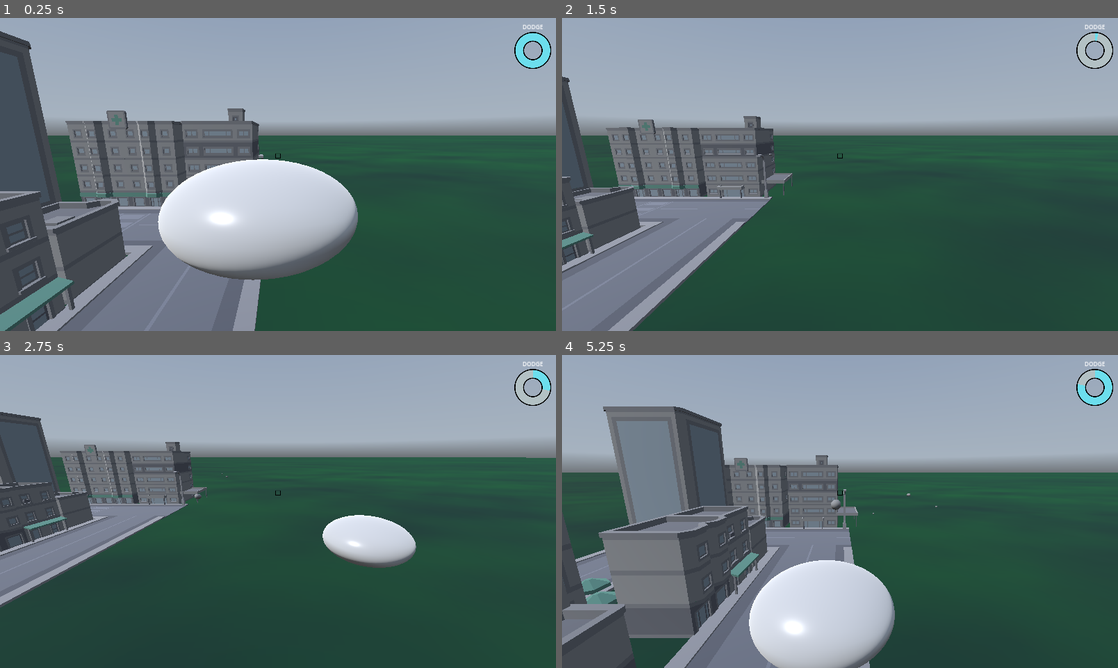
Above: before the commit, frames 1-4 (two rows, left to right).
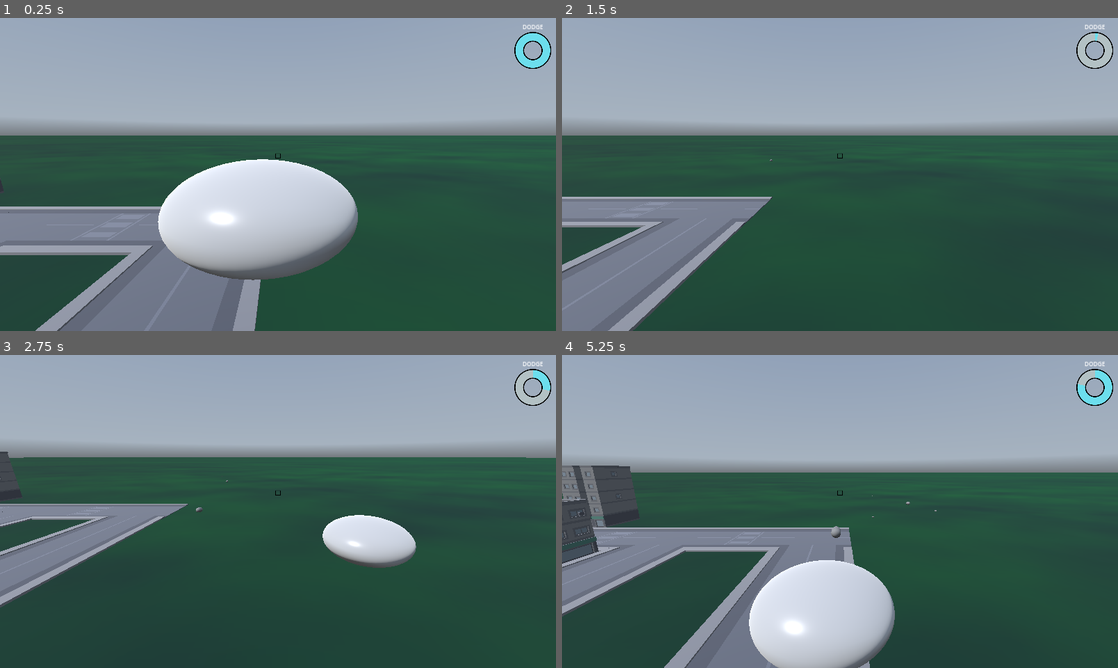
Above: after the commit, the same moments.

Repository: BSU-destroy-the-world/destroy_the_world
Game: Godot game, scene res://world_1/world_1.tscn
Same seed, same stepped clock (60 frames per second), same inputs: the game is played once before the commit and once after it. A sky picture missing from this copy of the repository is replaced by a grey-blue gradient.
Inputs (mouse positions are in pixels of both pictures, inside the frame that each line leads up to):
- Up to frame 1 (0.25 s): no input
- Up to frame 2 (1.5 s): move the mouse to (962, 158) at 0.52 s; hold D (move_right) 0.53-1.28 s; click (962, 158) at 0.6 s; move the mouse to (728, 190) at 1.27 s; hold S (move_backward) from 1.28 s (still down); tap X (dodge) at 1.35 s
- Up to frame 3 (2.75 s): click (166, 527) at 1.55 s; move the mouse to (333, 442) at 2.02 s; release S (move_backward) at 2.03 s; hold D (move_right) from 2.03 s (still down); tap Down (look_down) at 2.1 s; click (333, 442) at 2.3 s
- Up to frame 4 (5.25 s): move the mouse to (812, 574) at 2.77 s; release D (move_right) at 2.78 s; hold W (move_forward) 2.78-3.53 s; tap Left (look_left) at 2.85 s; click (812, 574) at 3.05 s; move the mouse to (1006, 558) at 3.52 s; hold A (move_left) 3.53-5.03 s; tap Right (look_right) at 3.6 s; click (1006, 558) at 3.8 s; move the mouse to (673, 464) at 4.27 s; tap Up (look_up) at 4.35 s; click (673, 464) at 4.55 s; move the mouse to (867, 511) at 5.02 s; hold S (move_backward) from 5.03 s (still down); click (867, 511) at 5.1 s

The runs differ from the first frame. In frame 1, 16% of the frame differs, in the area x 0-48%, y 4-100%; in frame 2, 8.8%; in frame 3, 6.5%; in frame 4, 21%, in the area x 0-68%, y 16-100%.

Commit message:
Add destroyable buildings to world

Diff:
--- a/project/ship/ship.gd
+++ b/project/ship/ship.gd
@@ -30,6 +30,8 @@
 
 	if result:
 		_set_target(result.collider, result.position)
+	else:
+		_set_target(null, Vector3.ZERO)
 
 	# Set indicator position to collision point on screen
 	if target:
@@ -40,7 +42,11 @@
 		var b = bullet.instantiate()
 		get_tree().get_root().add_child(b)
 		b.global_position = gun.global_position
-		b.look_at(ray_to)
+
+		if target:
+			b.look_at(target_collision_point)
+		else:
+			b.look_at(ray_to)
 
 
 func _physics_process(_delta):
--- a/project/ship/ship.tscn
+++ b/project/ship/ship.tscn
@@ -121,6 +121,6 @@
 texture = ExtResource("3_v2elt")
 
 [node name="Marker3D" type="Marker3D" parent="."]
-transform = Transform3D(1, 0, 0, 0, 1, 0, 0, 0, 1, 0.0275934, 0.718149, 0.0140857)
+transform = Transform3D(1, 0, 0, 0, 1, 0, 0, 0, 1, 0.0275934, -0.737989, 0.0140857)
 
 [connection signal="timeout" from="DodgeCooldownTimer" to="." method="_on_dodge_cooldown_timer_timeout"]
--- a/project/world_1/world_1.tscn
+++ b/project/world_1/world_1.tscn
@@ -1,25 +1,26 @@
-[gd_scene load_steps=29 format=3 uid="uid://bai0gbnvbdsct"]
+[gd_scene load_steps=20 format=3 uid="uid://bai0gbnvbdsct"]
 
 [ext_resource type="PackedScene" uid="uid://rl3xprstjp30" path="res://ship/ship.tscn" id="1_8bswx"]
-[ext_resource type="PackedScene" uid="uid://bww74xip2sdh6" path="res://assets/Kenny_City_Kit/large_buildingG.glb" id="3_h2t3m"]
-[ext_resource type="PackedScene" uid="uid://c7151peteinby" path="res://assets/Kenny_City_Kit/large_buildingE.glb" id="4_7don4"]
-[ext_resource type="PackedScene" uid="uid://36uudbsshxfi" path="res://assets/Kenny_City_Kit/skyscraperC.glb" id="12_5yv36"]
-[ext_resource type="PackedScene" uid="uid://d4bn3np2kbluv" path="res://assets/Kenny_City_Kit/skyscraperA.glb" id="13_4kvo5"]
-[ext_resource type="PackedScene" uid="uid://beof5nttx7ffm" path="res://assets/Kenny_City_Kit/skyscraperB.glb" id="14_v4wos"]
-[ext_resource type="PackedScene" uid="uid://dpf0vm6ddie65" path="res://assets/Kenny_City_Kit/skyscraperE.glb" id="15_2p7c4"]
-[ext_resource type="PackedScene" uid="uid://4buh3urvbl7k" path="res://assets/Kenny_City_Kit/skyscraperF.glb" id="16_nnyoe"]
-[ext_resource type="PackedScene" uid="uid://dxbvdgmweakvo" path="res://assets/Kenny_City_Kit/small_buildingB.glb" id="17_rahss"]
 [ext_resource type="Texture2D" uid="uid://bxh5i82l4cwvf" path="res://assets/textures/086_hdrmaps_com_free.exr" id="18_e23w5"]
 [ext_resource type="PackedScene" uid="uid://c6rny72tyy425" path="res://assets/Kenny_Street_Kit/road_intersection.glb" id="19_3uw1v"]
 [ext_resource type="PackedScene" uid="uid://c41c77pojpg7d" path="res://assets/Kenny_Street_Kit/road_crossing.glb" id="20_s8c5c"]
-[ext_resource type="PackedScene" uid="uid://cgggj8hudm3v5" path="res://assets/Kenny_Street_Kit/road_crossroad.glb" id="21_205xi"]
-[ext_resource type="PackedScene" uid="uid://dira7uew0whi6" path="res://assets/Kenny_City_Kit/small_buildingD.glb" id="22_ccqpi"]
-[ext_resource type="PackedScene" uid="uid://c6a5ms2k5igvu" path="res://assets/Kenny_Street_Kit/light_curved.glb" id="23_mjobe"]
 [ext_resource type="PackedScene" uid="uid://b7224fc72uhvh" path="res://assets/Kenny_Street_Kit/road_straight.glb" id="24_x7aej"]
-[ext_resource type="PackedScene" uid="uid://ci4t686xqmh3j" path="res://assets/Kenny_City_Kit/small_buildingF.glb" id="25_8w5oy"]
-[ext_resource type="PackedScene" uid="uid://dljldejnef8ad" path="res://assets/Kenny_City_Kit/small_buildingA.glb" id="26_x7fog"]
-[ext_resource type="PackedScene" uid="uid://dmhfjk7afqrl8" path="res://assets/Kenny_City_Kit/detail_umbrella.glb" id="27_7510j"]
-[ext_resource type="PackedScene" uid="uid://bl3cxy0pribl3" path="res://assets/Kenny_City_Kit/sign_hospital.glb" id="28_7hs5a"]
+[ext_resource type="PackedScene" uid="uid://vdoglhxumbdg" path="res://building/skyscraper_a.tscn" id="28_g2kfj"]
+[ext_resource type="PackedScene" uid="uid://bsruj2kssggov" path="res://building/skyscraper_b.tscn" id="29_egqiy"]
+[ext_resource type="PackedScene" uid="uid://co8prjw703spx" path="res://building/large_building_c.tscn" id="31_7k62a"]
+[ext_resource type="PackedScene" uid="uid://dpykaqroar5d" path="res://building/large_building_e.tscn" id="33_efq8i"]
+[ext_resource type="PackedScene" uid="uid://bsq5rf1atd2gy" path="res://building/large_building_f.tscn" id="34_f3cnd"]
+[ext_resource type="PackedScene" uid="uid://cgd4afhlj2iqg" path="res://building/large_building_g.tscn" id="35_m32bg"]
+
+[sub_resource type="PanoramaSkyMaterial" id="PanoramaSkyMaterial_g48eh"]
+panorama = ExtResource("18_e23w5")
+
+[sub_resource type="Sky" id="Sky_liwid"]
+sky_material = SubResource("PanoramaSkyMaterial_g48eh")
+
+[sub_resource type="Environment" id="Environment_et8jg"]
+background_mode = 2
+sky = SubResource("Sky_liwid")
 
 [sub_resource type="FastNoiseLite" id="FastNoiseLite_4oqny"]
 
@@ -41,117 +42,115 @@
 [sub_resource type="ConcavePolygonShape3D" id="ConcavePolygonShape3D_wfkk8"]
 data = PackedVector3Array(250, 0, 250, -250, 0, 250, 250, 0, -250, -250, 0, 250, -250, 0, -250, 250, 0, -250)
 
-[sub_resource type="PanoramaSkyMaterial" id="PanoramaSkyMaterial_g48eh"]
-panorama = ExtResource("18_e23w5")
-
-[sub_resource type="Sky" id="Sky_liwid"]
-sky_material = SubResource("PanoramaSkyMaterial_g48eh")
-
-[sub_resource type="Environment" id="Environment_et8jg"]
-background_mode = 2
-sky = SubResource("Sky_liwid")
-sky_custom_fov = 73.1
-
 [node name="World1" type="Node3D"]
 
-[node name="MeshInstance3D" type="MeshInstance3D" parent="."]
+[node name="WorldEnvironment" type="WorldEnvironment" parent="."]
+environment = SubResource("Environment_et8jg")
+
+[node name="DirectionalLight3D" type="DirectionalLight3D" parent="."]
+transform = Transform3D(0.398182, 0.753744, -0.522801, -0.0665359, 0.592161, 0.803068, 0.91489, -0.284982, 0.285939, 0, 16.6962, 0)
+
+[node name="Ground" type="MeshInstance3D" parent="."]
 mesh = SubResource("PlaneMesh_x3bjd")
 
-[node name="StaticBody3D" type="StaticBody3D" parent="MeshInstance3D"]
+[node name="StaticBody3D" type="StaticBody3D" parent="Ground"]
 
-[node name="CollisionShape3D" type="CollisionShape3D" parent="MeshInstance3D/StaticBody3D"]
+[node name="CollisionShape3D" type="CollisionShape3D" parent="Ground/StaticBody3D"]
 shape = SubResource("ConcavePolygonShape3D_wfkk8")
 
 [node name="Ship" parent="." instance=ExtResource("1_8bswx")]
 transform = Transform3D(1, 0, 0, 0, 1, 0, 0, 0, 1, -2.78146, 17.2047, 36.079)
 
-[node name="DirectionalLight3D" type="DirectionalLight3D" parent="."]
-transform = Transform3D(0.398182, 0.753744, -0.522801, -0.0665359, 0.592161, 0.803068, 0.91489, -0.284982, 0.285939, 0, 16.6962, 0)
+[node name="Roads" type="Node3D" parent="."]
 
-[node name="large_buildingE" parent="." instance=ExtResource("4_7don4")]
-transform = Transform3D(1, 0, 0, 0, 1, 0, 0, 0, 1, -32.6837, 0, -15.5355)
-
-[node name="large_buildingE2" parent="." instance=ExtResource("4_7don4")]
-transform = Transform3D(1, 0, 0, 0, 1, 0, 0, 0, 1, -44.6837, 0, -15.5355)
-
-[node name="large_buildingG2" parent="." instance=ExtResource("3_h2t3m")]
-transform = Transform3D(1, 0, 0, 0, 1, 0, 0, 0, 1, -16.5434, 0, -17.5853)
-
-[node name="skyscraperC" parent="." instance=ExtResource("12_5yv36")]
-transform = Transform3D(1, 0, 0, 0, 1, 0, 0, 0, 1, -29.428, 0, 77.3492)
-
-[node name="skyscraperA" parent="." instance=ExtResource("13_4kvo5")]
-transform = Transform3D(-1, 0, -8.9407e-08, 0, 1, 0, 8.9407e-08, 0, -1, -38.7099, 3.8147e-06, 16.5349)
-
-[node name="skyscraperB" parent="." instance=ExtResource("14_v4wos")]
-transform = Transform3D(1, 0, 0, 0, 1, 0, 0, 0, 1, 1.02433, 3.8147e-06, 108.055)
-
-[node name="skyscraperE" parent="." instance=ExtResource("15_2p7c4")]
-transform = Transform3D(1, 0, 0, 0, 1, 0, 0, 0, 1, -38.7059, 3.8147e-06, 44.6102)
-
-[node name="skyscraperF" parent="." instance=ExtResource("16_nnyoe")]
-transform = Transform3D(1, 0, 0, 0, 1, 0, 0, 0, 1, -45.4362, 0, 90.0645)
-
-[node name="small_buildingB" parent="." instance=ExtResource("17_rahss")]
-transform = Transform3D(-1, 0, -8.74228e-08, 0, 1, 0, 8.74228e-08, 0, -1, -28.759, 0, 15.4651)
-
-[node name="WorldEnvironment" type="WorldEnvironment" parent="."]
-environment = SubResource("Environment_et8jg")
-
-[node name="road_intersection" parent="." instance=ExtResource("19_3uw1v")]
+[node name="road_intersection" parent="Roads" instance=ExtResource("19_3uw1v")]
 transform = Transform3D(-1, 0, -8.74228e-08, 0, 1, 0, 8.74228e-08, 0, -1, -14.735, -9.53674e-07, 15.4212)
 
-[node name="road_intersection3" parent="." instance=ExtResource("19_3uw1v")]
+[node name="road_intersection3" parent="Roads" instance=ExtResource("19_3uw1v")]
 transform = Transform3D(1, 0, 1.74846e-07, 0, 1, 0, -1.74846e-07, 0, 1, -14.735, -9.53674e-07, 45.4008)
 
-[node name="road_intersection4" parent="." instance=ExtResource("19_3uw1v")]
+[node name="road_intersection4" parent="Roads" instance=ExtResource("19_3uw1v")]
 transform = Transform3D(1, 0, 1.74846e-07, 0, 1, 0, -1.74846e-07, 0, 1, -54.7276, -9.53674e-07, 45.4008)
 
-[node name="road_intersection2" parent="." instance=ExtResource("19_3uw1v")]
+[node name="road_intersection2" parent="Roads" instance=ExtResource("19_3uw1v")]
 transform = Transform3D(-1, 0, -8.74228e-08, 0, 1, 0, 8.74228e-08, 0, -1, -54.727, -9.53674e-07, 15.4212)
 
-[node name="road_crossing" parent="." instance=ExtResource("20_s8c5c")]
+[node name="road_crossing" parent="Roads" instance=ExtResource("20_s8c5c")]
 transform = Transform3D(1, 0, 0, 0, 1, 0, 0, 0, 1, -34.7293, 0, -14.584)
 
-[node name="road_crossing2" parent="." instance=ExtResource("20_s8c5c")]
+[node name="road_crossing2" parent="Roads" instance=ExtResource("20_s8c5c")]
 transform = Transform3D(1, 0, 0, 0, 1, 0, 0, 0, 1, -34.7293, 0, 45.4024)
 
-[node name="road_crossroad" parent="." instance=ExtResource("21_205xi")]
-transform = Transform3D(1, 0, 0, 0, 1, 0, 0, 0, 1, -54.724, 0, -14.5698)
-visible = false
-
-[node name="small_buildingD" parent="." instance=ExtResource("22_ccqpi")]
-transform = Transform3D(-4.37114e-08, 0, 1, 0, 1, 0, -1, 0, -4.37114e-08, -28.5134, 0, 24.3254)
-
-[node name="light_curved" parent="." instance=ExtResource("23_mjobe")]
-transform = Transform3D(1, 0, 0, 0, 1, 0, 0, 0, 1, -6.19505, -1.90735e-06, -23.5297)
-
-[node name="road_straight" parent="." instance=ExtResource("24_x7aej")]
+[node name="road_straight" parent="Roads" instance=ExtResource("24_x7aej")]
 transform = Transform3D(-4.37114e-08, 0, -1, 0, 1, 0, 1, 0, -4.37114e-08, 0.260175, 0, 20.4212)
 
-[node name="road_straight2" parent="." instance=ExtResource("24_x7aej")]
+[node name="road_straight2" parent="Roads" instance=ExtResource("24_x7aej")]
 transform = Transform3D(-4.37114e-08, 0, -1, 0, 1, 0, 1, 0, -4.37114e-08, 0.260175, 0, 40.4036)
 
-[node name="road_straight3" parent="." instance=ExtResource("24_x7aej")]
+[node name="road_straight3" parent="Roads" instance=ExtResource("24_x7aej")]
 transform = Transform3D(-4.37114e-08, 0, -1, 0, 1, 0, 1, 0, -4.37114e-08, -39.7237, 0, 20.4212)
 
-[node name="road_straight4" parent="." instance=ExtResource("24_x7aej")]
+[node name="road_straight4" parent="Roads" instance=ExtResource("24_x7aej")]
 transform = Transform3D(-4.37114e-08, 0, -1, 0, 1, 0, 1, 0, -4.37114e-08, -39.7237, 0, 40.4036)
 
-[node name="small_buildingF" parent="." instance=ExtResource("25_8w5oy")]
-transform = Transform3D(1, 0, 0, 0, 1, 0, 0, 0, 1, -28.6178, 0, 46.5263)
+[node name="road_crossing3" parent="Roads" instance=ExtResource("20_s8c5c")]
+transform = Transform3D(1, 0, 0, 0, 1, 0, 0, 0, 1, -74.7293, 0, -14.584)
 
-[node name="small_buildingA" parent="." instance=ExtResource("26_x7fog")]
-transform = Transform3D(-4.37114e-08, 0, 1, 0, 1, 0, -1, 0, -4.37114e-08, -28.5184, 0, 32.3003)
+[node name="road_crossing4" parent="Roads" instance=ExtResource("20_s8c5c")]
+transform = Transform3D(1, 0, 0, 0, 1, 0, 0, 0, 1, -74.7293, 0, 45.4024)
 
-[node name="detail_umbrella" parent="." instance=ExtResource("27_7510j")]
-transform = Transform3D(1, 0, 0, 0, 1, 0, 0, 0, 1, -37.0548, 1.90735e-06, 26.9442)
+[node name="road_intersection5" parent="Roads" instance=ExtResource("19_3uw1v")]
+transform = Transform3D(-1, 0, -8.74228e-08, 0, 1, 0, 8.74228e-08, 0, -1, -94.735, -9.53674e-07, 15.4212)
 
-[node name="detail_umbrella2" parent="." instance=ExtResource("27_7510j")]
-transform = Transform3D(1, 0, 0, 0, 1, 0, 0, 0, 1, -42.2219, 0, 31.0041)
+[node name="road_intersection6" parent="Roads" instance=ExtResource("19_3uw1v")]
+transform = Transform3D(1, 0, 1.74846e-07, 0, 1, 0, -1.74846e-07, 0, 1, -94.735, -9.53674e-07, 45.4008)
 
-[node name="detail_umbrella3" parent="." instance=ExtResource("27_7510j")]
-transform = Transform3D(1, 0, 0, 0, 1, 0, 0, 0, 1, -37.2351, 0, 34.3131)
+[node name="road_intersection7" parent="Roads" instance=ExtResource("19_3uw1v")]
+transform = Transform3D(1, 0, 1.74846e-07, 0, 1, 0, -1.74846e-07, 0, 1, -134.728, -9.53674e-07, 45.4008)
 
-[node name="sign_hospital" parent="." instance=ExtResource("28_7hs5a")]
-transform = Transform3D(-4.37114e-08, 0, -1, 0, 1, 0, 1, 0, -4.37114e-08, -38.6921, 19.0388, -9.09488)
+[node name="road_intersection8" parent="Roads" instance=ExtResource("19_3uw1v")]
+transform = Transform3D(-1, 0, -8.74228e-08, 0, 1, 0, 8.74228e-08, 0, -1, -134.727, -9.53674e-07, 15.4212)
+
+[node name="road_crossing5" parent="Roads" instance=ExtResource("20_s8c5c")]
+transform = Transform3D(1, 0, 0, 0, 1, 0, 0, 0, 1, -114.729, 0, -14.584)
+
+[node name="road_crossing6" parent="Roads" instance=ExtResource("20_s8c5c")]
+transform = Transform3D(1, 0, 0, 0, 1, 0, 0, 0, 1, -114.729, 0, 45.4024)
+
+[node name="road_straight5" parent="Roads" instance=ExtResource("24_x7aej")]
+transform = Transform3D(-4.37114e-08, 0, -1, 0, 1, 0, 1, 0, -4.37114e-08, -79.7398, 0, 20.4212)
+
+[node name="road_straight6" parent="Roads" instance=ExtResource("24_x7aej")]
+transform = Transform3D(-4.37114e-08, 0, -1, 0, 1, 0, 1, 0, -4.37114e-08, -79.7398, 0, 40.4036)
+
+[node name="road_straight7" parent="Roads" instance=ExtResource("24_x7aej")]
+transform = Transform3D(-4.37114e-08, 0, -1, 0, 1, 0, 1, 0, -4.37114e-08, -119.724, 0, 20.4212)
+
+[node name="road_straight8" parent="Roads" instance=ExtResource("24_x7aej")]
+transform = Transform3D(-4.37114e-08, 0, -1, 0, 1, 0, 1, 0, -4.37114e-08, -119.724, 0, 40.4036)
+
+[node name="road_crossing7" parent="Roads" instance=ExtResource("20_s8c5c")]
+transform = Transform3D(1, 0, 0, 0, 1, 0, 0, 0, 1, -154.729, 0, -14.584)
+
+[node name="road_crossing8" parent="Roads" instance=ExtResource("20_s8c5c")]
+transform = Transform3D(1, 0, 0, 0, 1, 0, 0, 0, 1, -154.729, 0, 45.4024)
+
+[node name="Buildings" type="Node3D" parent="."]
+
+[node name="LargeBuildingE" parent="Buildings" instance=ExtResource("33_efq8i")]
+transform = Transform3D(1, 0, 0, 0, 1, 0, 0, 0, 1, -94, 0, -17)
+
+[node name="SkyscraperB" parent="Buildings" instance=ExtResource("29_egqiy")]
+transform = Transform3D(1, 0, 0, 0, 1, 0, 0, 0, 1, -71, 0, 44)
+
+[node name="LargeBuildingC" parent="Buildings" instance=ExtResource("31_7k62a")]
+transform = Transform3D(-4.37114e-08, 0, -1, 0, 1, 0, 1, 0, -4.37114e-08, -80, 0, 15)
+
+[node name="LargeBuildingF" parent="Buildings" instance=ExtResource("34_f3cnd")]
+transform = Transform3D(-4.37114e-08, 0, 1, 0, 1, 0, -1, 0, -4.37114e-08, -69, 0, 21)
+
+[node name="LargeBuildingG" parent="." instance=ExtResource("35_m32bg")]
+transform = Transform3D(-4.37114e-08, 0, -1, 0, 1, 0, 1, 0, -4.37114e-08, -115, 0, 35)
+
+[node name="SkyscraperA" parent="." instance=ExtResource("28_g2kfj")]
+transform = Transform3D(-1, 0, -8.74228e-08, 0, 1, 0, 8.74228e-08, 0, -1, -116, 0, 17)
